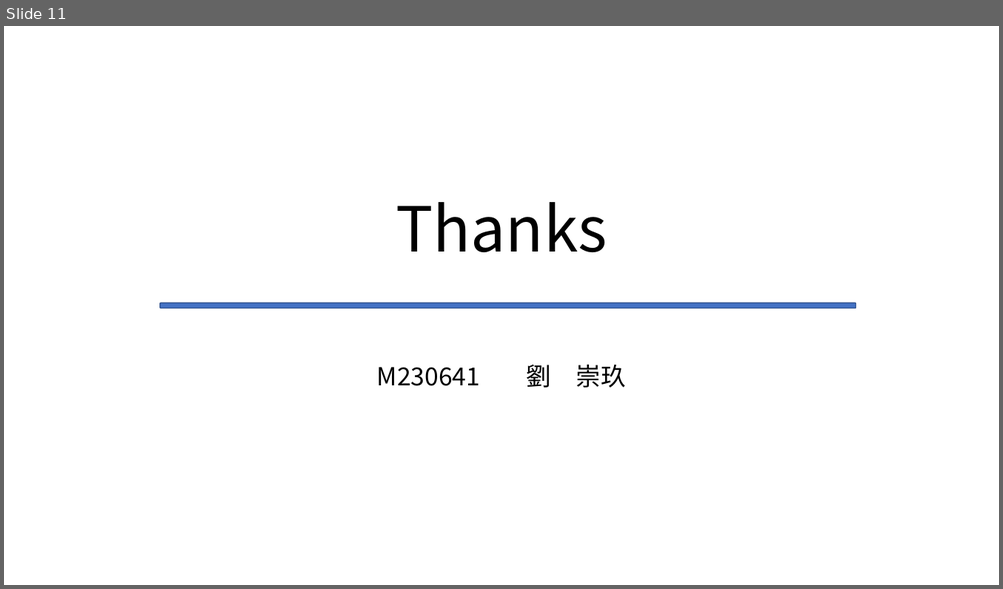
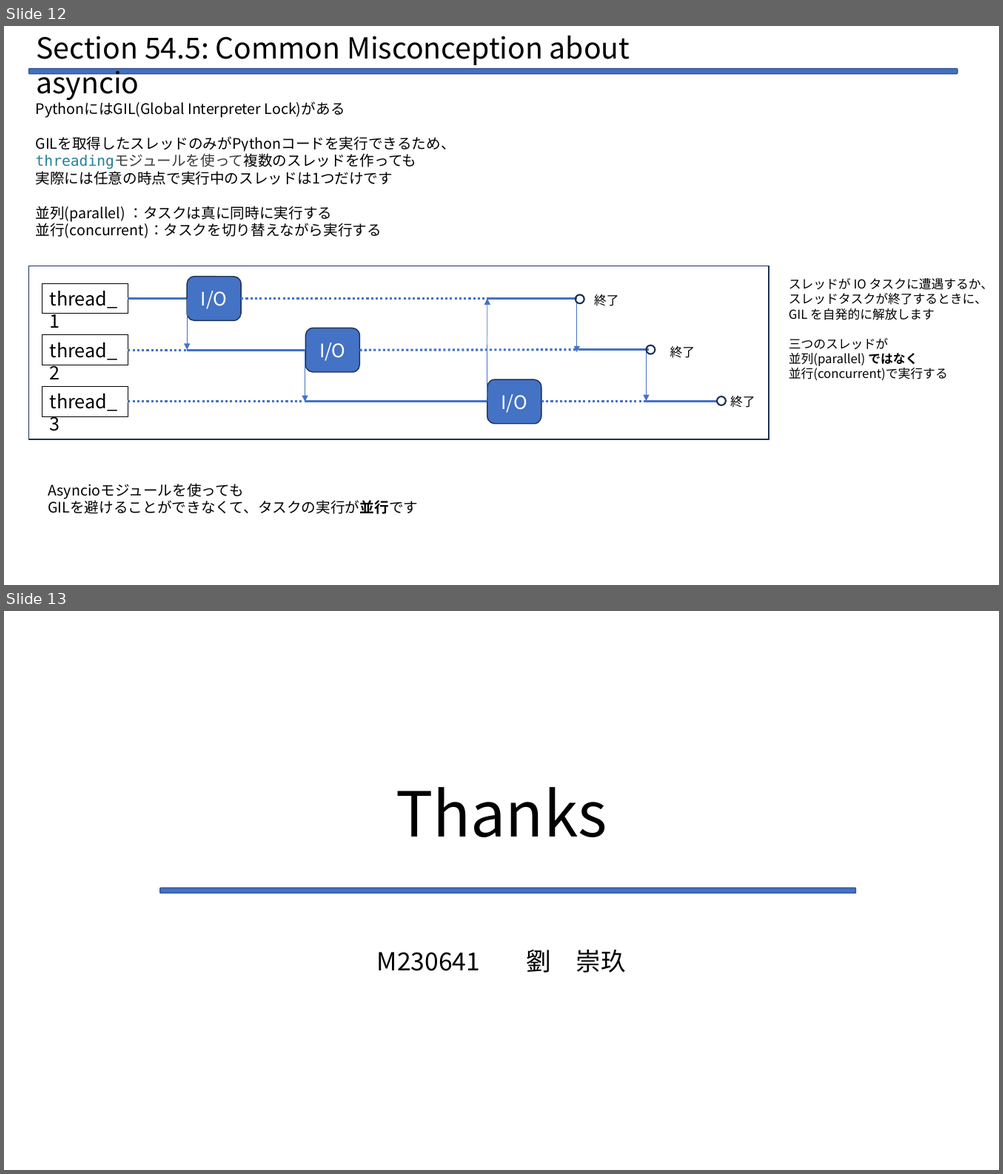
Before and after one commit to Legolas9999/zemi, a slide deck: lcj_zemi_python.pptx. Shown one above the other, each under a label of ours: slide 11 before the commit, slides 12 and 13 after it. The pictures are 1003x589 and 1003x1174 pixels, drawn with LibreOffice and Linux fonts; fonts in the diff are those of the drawing. Boxes give left, top, right and bottom in pixels: in the first picture for what was removed or moved away, otherwise in the second. Text is boxed around its words. In the diff, an @@ line names an element or a change of style, - is before the commit and + after.

```diff
--- a/lcj_zemi_python.pptx
+++ b/lcj_zemi_python.pptx
@@ slide 12 added at (4, 26, 999, 585), background #FFFFFF @@
@@ text added at (37, 35, 629, 100), 28 pt, text #000000 @@
+Section 54.5: Common Misconception about asyncio
@@ rounded rectangle added at (28, 68, 957, 74), fill #4472C4, outline #325491 1 pt @@
@@ text added at (36, 99, 455, 238), 14 pt, text #000000 @@
+PythonにはGIL(Global Interpreter Lock)がある
+GILを取得したスレッドのみがPythonコードを実行できるため、
+threadingモジュールを使って複数のスレッドを作っても
+実際には任意の時点で実行中のスレッドは1つだけです
+並列(parallel) ：タスクは真に同時に実行する
+並行(concurrent)：タスクを切り替えながら実行する
@@ text added at (788, 278, 993, 380), 12 pt, text #000000 @@
+スレッドが IO タスクに遭遇するか、
+スレッドタスクが終了するときに、
+GIL を自発的に解放します
+三つのスレッドが
+並列(parallel) ではなく
+並行(concurrent)で実行する
@@ group added at (28, 266, 768, 440): 11 lines, 5 arrows, 4 rectangles, 3 rounded rectangles, 3 ellipses, 3 texts @@
+thread_1
+thread_2
+thread_3
+I/O
+I/O
+I/O
+終了
+終了
+終了
@@ text added at (48, 483, 418, 514), 14 pt, text #000000 @@
+Asyncioモジュールを使っても
+GILを避けることができなくて、タスクの実行が並行です
@@ what was slide 11 is now slide 13 @@
```
Also in this commit, not shown: 1 slide changed, 1 other slide added, 2 other files.
